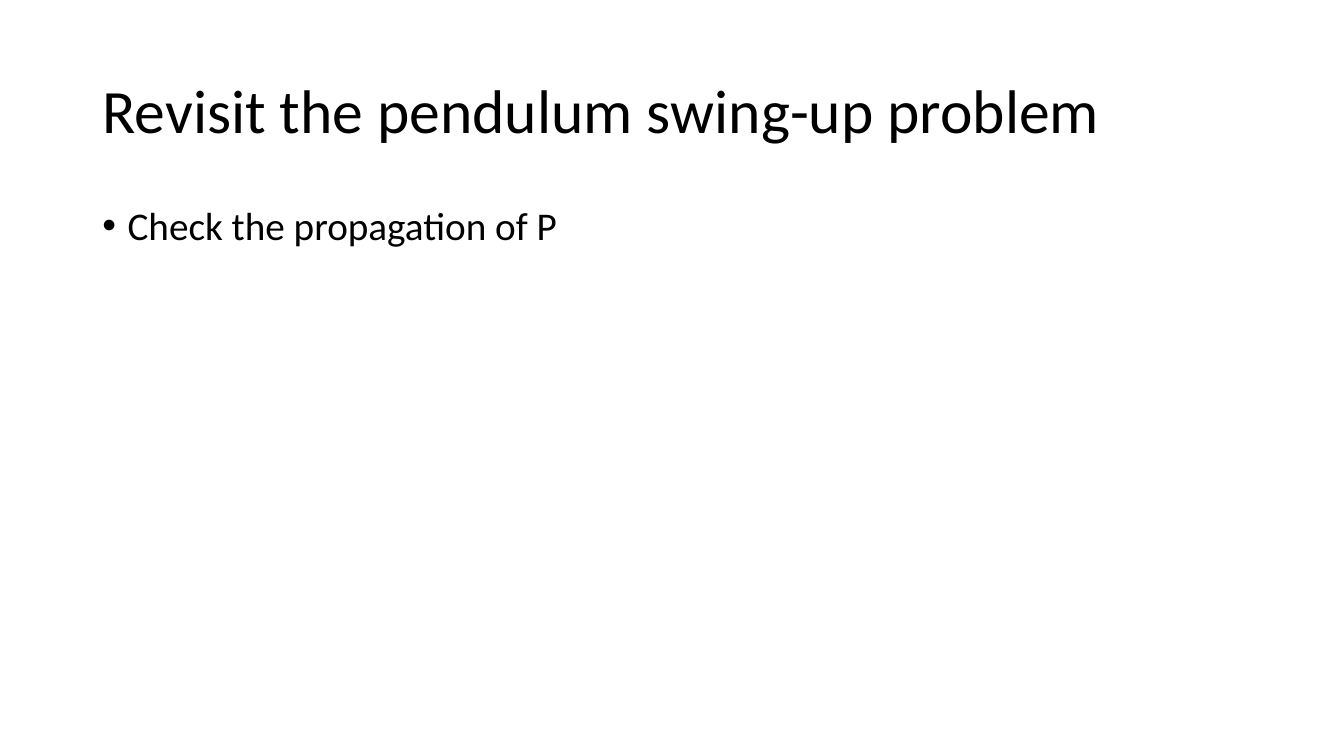
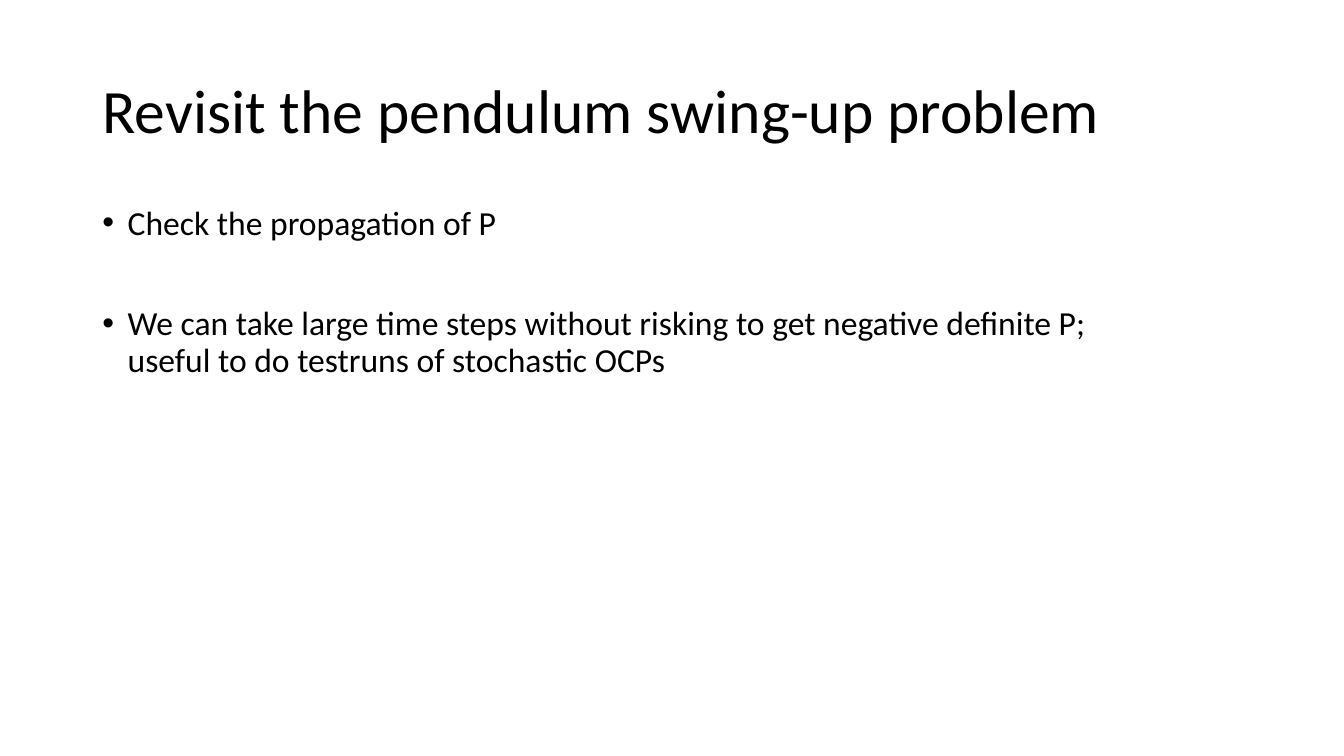
Before and after one commit to tomvanwouwe1992/StochasticOptimalControl_Meetings, a slide deck: slide 6 of Meeting_3/Slides_Meeting_3.pptx. Drawn at 1344x756 pixels with LibreOffice and Linux fonts; fonts in the diff are those of the drawing. Boxes give left, top, right and bottom in pixels: in the first picture for what was removed or moved away, otherwise in the second. Text is boxed around its words. In the diff, an @@ line names an element or a change of style, - is before the commit and + after.

```diff
--- a/Meeting_3/Slides_Meeting_3.pptx
+++ b/Meeting_3/Slides_Meeting_3.pptx
@@ text at [128,211,496,241]: size 28 to 24 pt in "Check the propagation of P" @@
@@ text at [128,311,1085,373]: paragraph added @@
+• We can take large time steps without risking to get negative definite P;
+  useful to do testruns of stochastic OCPs
```
Also in this commit, not shown: 58 other files.
